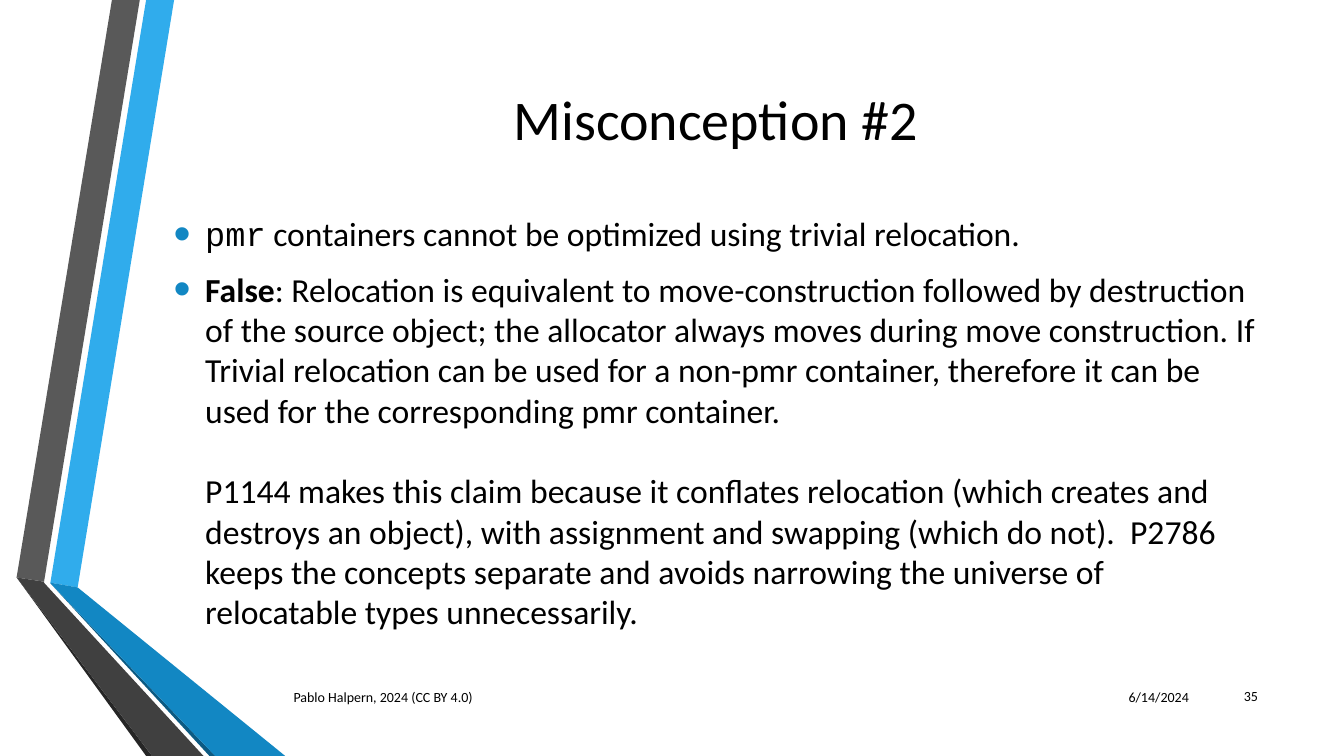
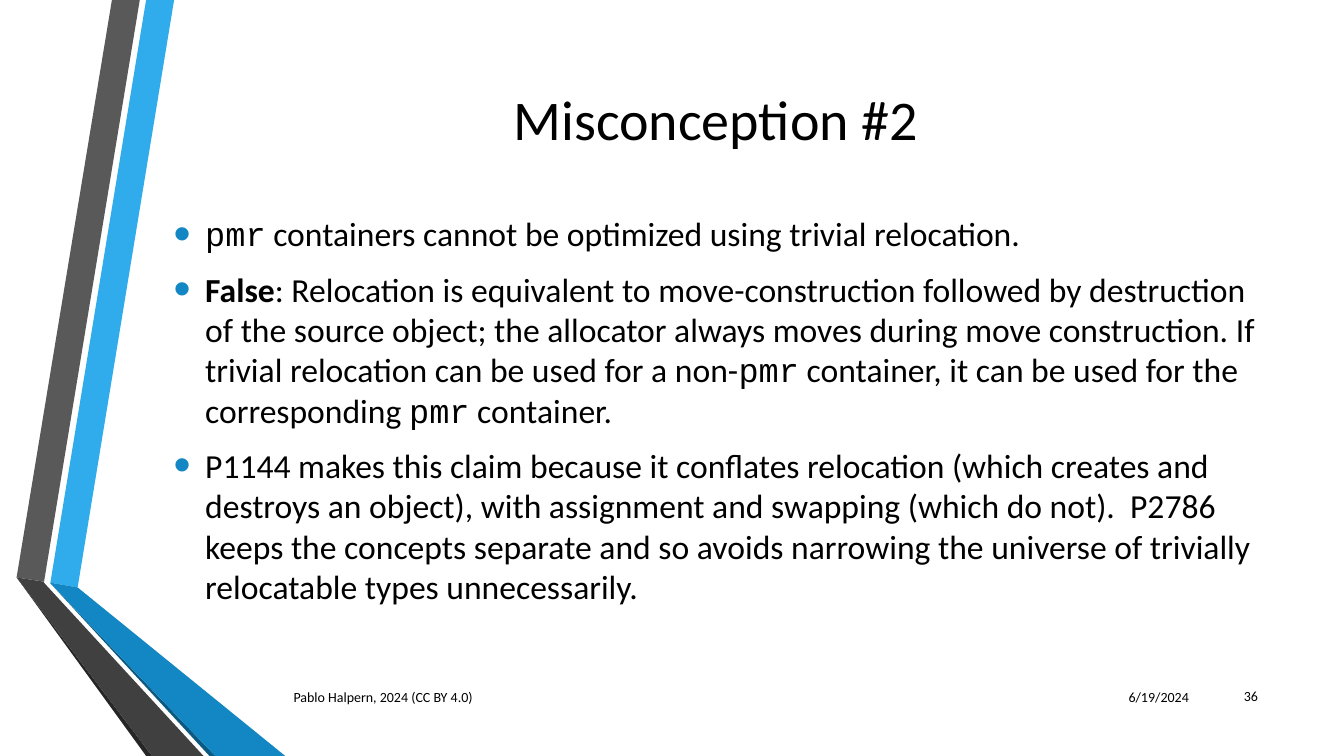
Before and after one commit to phalpern/WG21-halpern, a slide deck: slide 36 of relocate/Trivial Relocation - St. Louis 06-2024.pptx (slide 35 before the commit). Drawn at 1344x756 pixels with LibreOffice and Linux fonts; fonts in the diff are those of the drawing; background and template pictures are left out. Boxes give left, top, right and bottom in pixels: in the first picture for what was removed or moved away, otherwise in the second. Text is boxed around its words. In the diff, an @@ line names an element or a change of style, - is before the commit and + after.

```diff
--- a/relocate/Trivial Relocation - St. Louis 06-2024.pptx
+++ b/relocate/Trivial Relocation - St. Louis 06-2024.pptx
@@ text at (205,278,1255,605): text changed @@
-• False: Relocation is equivalent to move-construction followed by destruction of the source object; the allocator always moves during move construction. If Trivial relocation can be used for a non-pmr container, therefore it can be used for the corresponding pmr container.
-  P1144 makes this claim because it conflates relocation (which creates and destroys an object), with assignment and swapping (which do not). P2786 keeps the concepts separate and avoids narrowing the universe of relocatable types unnecessarily.
+• False: Relocation is equivalent to move-construction followed by destruction of the source object; the allocator always moves during move construction. If trivial relocation can be used for a non-pmr container, it can be used for the corresponding pmr container.
+• P1144 makes this claim because it conflates relocation (which creates and destroys an object), with assignment and swapping (which do not). P2786 keeps the concepts separate and so avoids narrowing the universe of trivially relocatable types unnecessarily.
@@ text at (1129,692,1189,703): text changed @@
-6/14/2024
+6/19/2024
@@ page number at (1244,691,1258,701): text changed @@
-35
+36
```
Also in this commit, not shown: 43 other slides changed, 1 slide added, 1 other file.
